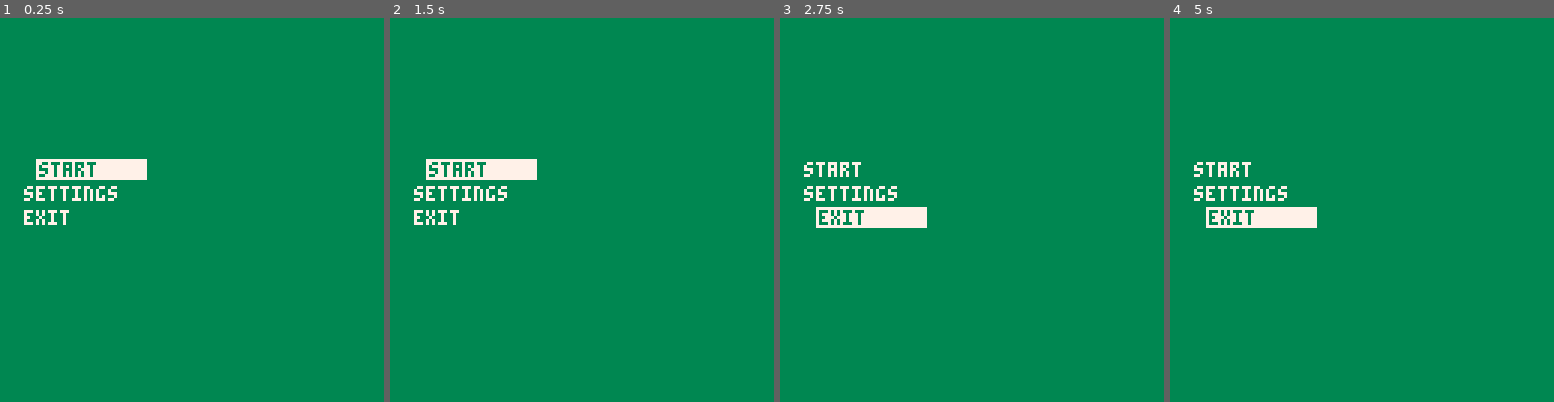
Above: before the commit, frames 1-4 (left to right).
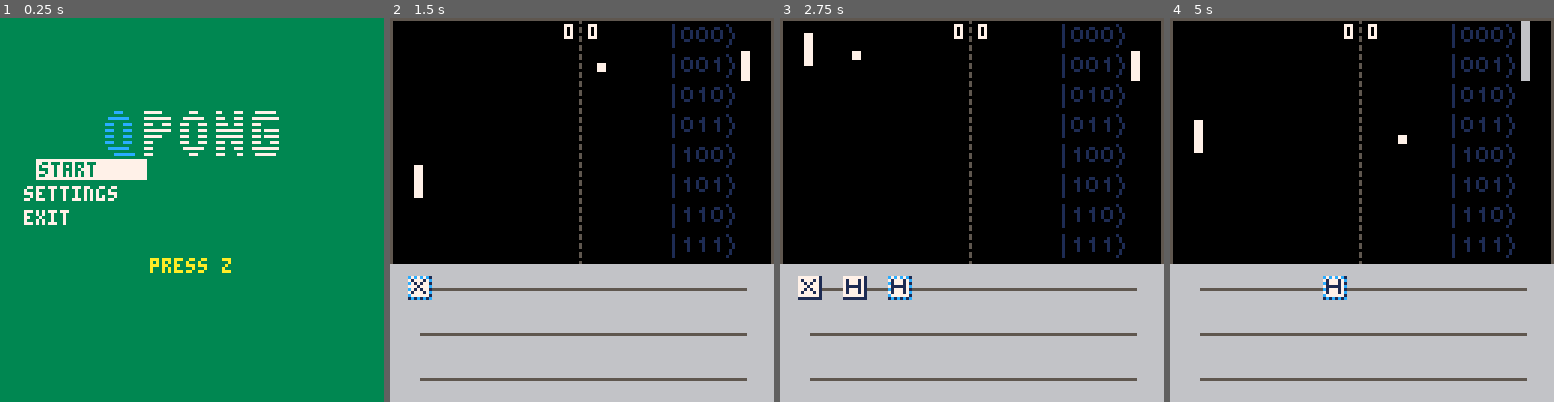
Above: after the commit, the same moments.

Repository: QPong/QPong-PICO-8
Game: PICO-8 cartridge qpong.p8
Two runs of this game, one before a commit and one after it. Both use one fixed random seed, a clock stepped at 60 frames per second and the inputs below.
Inputs:
- Up to frame 1 (0.25 s): no input
- Up to frame 2 (1.5 s): tap X (X key) at 0.33, 1.07 s; tap O (Z key) at 0.7 s
- Up to frame 3 (2.75 s): hold Right 1.6-2.1 s; tap O (Z key) at 1.7, 2.1, 2.5 s; tap X (X key) at 1.85 s; hold Up 2.15-2.42 s; hold Right from 2.47 s (still down)
- Up to frame 4 (5 s): tap O (Z key) every 0.4 s from 2.9 to 4.9 s; tap X (X key) at 2.97, 4.08 s; release Right at 3.03 s; hold Left 3.08-3.58 s; hold Down 3.63-3.97 s; hold Right 4.02-4.68 s; hold Up from 4.73 s (still down)

The runs differ from the first frame. In frame 1, 1.9% of the frame differs, in the area x 27-73%, y 24-67%; in frame 2, 100%; in frame 3, 100%, in the area x 0-100%, y 0-100%; in frame 4, 100%.

Commit message:
break down code to scene based system

Diff:
--- a/qpong.p8
+++ b/qpong.p8
@@ -297,8 +297,6 @@
 
 -- QPong
 
-started=false
-ended=false
 scored = ""
 blink_timer = 0
 
@@ -414,6 +412,18 @@
 
 function draw_menu()
  cls(col2)
+ if blink_timer < 40 then
+            print("press z", 50, 80, 10)
+        end
+
+        -- draw logo
+        for i = 0, 10 do
+            for j = 0, 1 do
+                spr(64 + i + 16 * j,
+                    32 + 8 * i,
+                    30 + 8 * j)
+            end
+        end
  draw_options()
  if (octopus==true) draw_octopus()
 end
@@ -450,12 +460,12 @@
  pals={{7,0},{15,1},{6,5},
                {10,8},{7,3},{7,2}}
  palnum=5
+ scene = "title"
  init_menu()
 end
 
 function new_game()
-    started = true
-    ended = false
+    scene = "game"
     player_points = 0
     com_points = 0
 
@@ -553,31 +563,170 @@
     new_round()
 end
 
+function draw_game_over()
+  if scored == "player" then
+    --player win
+    --TODO 192 208
+    print("you demostrated", 20 , 20 , 8)
+    for i = 1,4 do
+        spr(i+200,20+8*i,30)
+    end
+    for i = 1,5 do
+        spr(i+216,63+8*i,30)
+    end
+    spr(236,95,38)
+    spr(237,103,38)
+    --cat
+    sspr(25,97,16,16,0,96,32,32)
+
+    --qiskit
+    spr(199,100,10)
+    spr(200,108,10)
+    spr(215,100,18)
+    spr(216,108,18)
+
+    print("for the first time ",53,46,8)
+    print("in human history!",53,54,8)
+  --com win
+  --TODO
+  else
+    print("classical computers",20,30,8)
+    print("still rule the world!",40,50,8)
+    --cat
+    sspr(1,97,16,16,0,96,32,32)
+
+    --computer
+    spr(197,100,10)
+    spr(198,108,10)
+    spr(213,100,18)
+    spr(214,108,18)
+  end
+
+  --restart
+  if blink_timer < 40 then
+      print("press z to restart", 30, 80, 10)
+  end
+end
+
+function draw_game()
+  --court
+  rect(court.left,court.top,court.right,court.bottom,court.color)
+
+  --dashed center line
+  repeat
+      line(dash_line.x,dash_line.y,dash_line.x,dash_line.y+dash_line.length,dash_line.color)
+      dash_line.y += dash_line.length*2
+  until dash_line.y > court.bottom-1
+  dash_line.y = 0 --reset
+
+  --circuit composer
+  rectfill(composer.left,composer.top,composer.right,composer.bottom,composer.color)
+  --qubit lines
+  repeat
+      line(qubit_line.x,qubit_line.y,qubit_line.x+qubit_line.length,qubit_line.y,qubit_line.color)
+      qubit_line.y += qubit_line.separation
+  until qubit_line.y > composer.bottom-1
+  qubit_line.y = 90 --reset
+
+  for slot = 1, 8 do
+      for wire = 1, 3 do
+          gnum = gates[wire][slot] - 2
+          if gnum != -1 then
+              spr(gnum,
+                  qubit_line.x + (slot - 1) * qubit_line.separation - 4,
+                  qubit_line.y + (wire - 1) * qubit_line.separation - 4)
+          end
+      end
+  end
+
+  --cursor
+  cursor.x=qubit_line.x+cursor.column*qubit_line.separation-4
+  cursor.y=qubit_line.y+cursor.row*qubit_line.separation-4
+  spr(cursor.sprite,cursor.x,cursor.y)
+
+  for x=0,7 do
+      spr(6, 94, 10 * x + 2)
+      a=x%2
+      b=flr(x/2)%2
+      c=flr(x/4)%2
+      spr(c+4, 97, 10 * x + 2)
+      spr(b+4, 102, 10 * x + 2)
+      spr(a+4, 107, 10 * x + 2)
+      spr(7, 111, 10 * x + 2)
+  end
+
+  --player
+  for y=0,7 do
+      local color
+      local prob = probs[y + 1] --supposed to be inverse power of 2 but I'm allowing .01 error
+      if prob > .99 then
+          color = 7
+      elseif prob > .49 then
+          color = 6
+      elseif prob > .24 then
+          color = 13
+      elseif prob > .11 then
+          color = 5
+      else
+          color = 0
+      end
+
+      rectfill(
+          player.x,
+          10 * y + 1,
+          player.x + player.width,
+          10 * y + player.height,
+          color
+      )
+  end
+
+  --ball
+  rectfill(
+      ball.x,
+      ball.y,
+      ball.x + ball.width,
+      ball.y + ball.width,
+      ball.color
+  )
+
+  --computer
+  rectfill(
+      com.x,
+      com.y,
+      com.x + com.width,
+      com.y + com.height,
+      com.color
+  )
+
+  --scores
+  print(player_points,66,2,player.color)
+  print(com_points,58,2,com.color)
+end
+
 function new_round()
-
-    if scored == "player" then
-        ball={
-            x = 30,
-            y = 30 + rnd(5),
-            color = 7,
-            width = 2,
-            dx = 0.6,
-            dy = rnd() - 0.5,
-            speed = 1,
-            speedup = 0.05
-        }
-    else
-        ball={
-            x = 98,
-            y = 30 + rnd(5),
-            color = 7,
-            width = 2,
-            dx = -0.6,
-            dy = rnd() - 0.5,
-            speed = 1,
-            speedup = 0.05
-        }
-    end
+  if scored == "player" then
+      ball={
+          x = 30,
+          y = 30 + rnd(5),
+          color = 7,
+          width = 2,
+          dx = 0.6,
+          dy = rnd() - 0.5,
+          speed = 1,
+          speedup = 0.05
+      }
+  else
+      ball={
+          x = 98,
+          y = 30 + rnd(5),
+          color = 7,
+          width = 2,
+          dx = -0.6,
+          dy = rnd() - 0.5,
+          speed = 1,
+          speedup = 0.05
+      }
+  end
 end
 
 function _draw()
@@ -590,168 +739,15 @@
       print(i, 0, 5*i, i)
     end
     ]]
-    draw_menu()
-    --[[
-    if not started then
-        if blink_timer < 40 then
-            print("press z", 50, 80, 10)
-        end
-
-        -- draw logo
-        for i = 0, 10 do
-            for j = 0, 1 do
-                spr(64 + i + 16 * j,
-                    32 + 8 * i,
-                    30 + 8 * j)
-            end
-        end
-
-    elseif ended then
-        if scored == "player" then
-        --player win
-        --TODO 192 208
-            print("you demostrated", 20 , 20 , 8)
-            for i = 1,4 do
-                spr(i+200,20+8*i,30)
-
-            end
-            for i = 1,5 do
-                spr(i+216,63+8*i,30)
-            end
-            spr(236,95,38)
-            spr(237,103,38)
-            --cat
-            sspr(25,97,16,16,0,96,32,32)
-
-            --qiskit
-            spr(199,100,10)
-            spr(200,108,10)
-            spr(215,100,18)
-            spr(216,108,18)
-
-            print("for the first time ",53,46,8)
-            print("in human history!",53,54,8)
-        --com win
-        --TODO
-        else
-            print("classical computers",20,30,8)
-            print("still rule the world!",40,50,8)
-            --cat
-            sspr(1,97,16,16,0,96,32,32)
-
-            --computer
-            spr(197,100,10)
-            spr(198,108,10)
-            spr(213,100,18)
-            spr(214,108,18)
-
-        end
-
-        --restart
-        if blink_timer < 40 then
-            print("press z to restart", 30, 80, 10)
-        end
-
-
-
-    else --game is running
-        --court
-        rect(court.left,court.top,court.right,court.bottom,court.color)
-
-        --dashed center line
-        repeat
-            line(dash_line.x,dash_line.y,dash_line.x,dash_line.y+dash_line.length,dash_line.color)
-            dash_line.y += dash_line.length*2
-        until dash_line.y > court.bottom-1
-        dash_line.y = 0 --reset
-
-        --circuit composer
-        rectfill(composer.left,composer.top,composer.right,composer.bottom,composer.color)
-        --qubit lines
-        repeat
-            line(qubit_line.x,qubit_line.y,qubit_line.x+qubit_line.length,qubit_line.y,qubit_line.color)
-            qubit_line.y += qubit_line.separation
-        until qubit_line.y > composer.bottom-1
-        qubit_line.y = 90 --reset
-
-        for slot = 1, 8 do
-            for wire = 1, 3 do
-                gnum = gates[wire][slot] - 2
-                if gnum != -1 then
-                    spr(gnum,
-                        qubit_line.x + (slot - 1) * qubit_line.separation - 4,
-                        qubit_line.y + (wire - 1) * qubit_line.separation - 4)
-                end
-            end
-        end
-
-        --cursor
-        cursor.x=qubit_line.x+cursor.column*qubit_line.separation-4
-        cursor.y=qubit_line.y+cursor.row*qubit_line.separation-4
-        spr(cursor.sprite,cursor.x,cursor.y)
-
-        for x=0,7 do
-            spr(6, 94, 10 * x + 2)
-            a=x%2
-            b=flr(x/2)%2
-            c=flr(x/4)%2
-            spr(c+4, 97, 10 * x + 2)
-            spr(b+4, 102, 10 * x + 2)
-            spr(a+4, 107, 10 * x + 2)
-            spr(7, 111, 10 * x + 2)
-        end
-
-        --player
-        for y=0,7 do
-            local color
-            local prob = probs[y + 1] --supposed to be inverse power of 2 but I'm allowing .01 error
-            if prob > .99 then
-                color = 7
-            elseif prob > .49 then
-                color = 6
-            elseif prob > .24 then
-                color = 13
-            elseif prob > .11 then
-                color = 5
-            else
-                color = 0
-            end
-
-            rectfill(
-                player.x,
-                10 * y + 1,
-                player.x + player.width,
-                10 * y + player.height,
-                color
-            )
-        end
-
-        --ball
-        rectfill(
-            ball.x,
-            ball.y,
-            ball.x + ball.width,
-            ball.y + ball.width,
-            ball.color
-        )
-
-        --computer
-        rectfill(
-            com.x,
-            com.y,
-            com.x + com.width,
-            com.y + com.height,
-            com.color
-        )
-
-        --scores
-        print(player_points,66,2,player.color)
-        print(com_points,58,2,com.color)
-    end
-    ]]
-
-end
-
+
+    if scene == "title" then
+      draw_menu()
+    elseif scene == "game" then
+      draw_game()
+    elseif scene == "game_over"  then
+      draw_game_over()
+    end
+end
 
 function sim_cir()
     qc = QuantumCircuit()
@@ -814,149 +810,145 @@
     return idx
 end
 
+function update_game()
+  if btnp(2) and cursor.row > 0 then
+      cursor.row -= 1
+  end
+  if btnp(3) and cursor.row < 2 then
+      cursor.row += 1
+  end
+  if btnp(0) and cursor.column > 0 then
+      cursor.column -= 1
+  end
+  if btnp(1) and cursor.column < 7  then
+      cursor.column += 1
+  end
+  if btnp(5) then
+    cur_gate = gates[cursor.row+1][cursor.column+1]
+    if cur_gate==2 then
+      gates[cursor.row+1][cursor.column+1]=1
+    else
+      gates[cursor.row+1][cursor.column+1]=2
+    end
+    sim_cir()
+  end
+  if btnp(4) then
+    cur_gate = gates[cursor.row+1][cursor.column+1]
+    if cur_gate==5 then
+      gates[cursor.row+1][cursor.column+1]=1
+    else
+      gates[cursor.row+1][cursor.column+1]=5
+    end
+    sim_cir()
+  end
+
+  --computer controls
+  com.y += com.speed
+  com.y = max(com.y, 1)
+  com.y = min(com.y, 70)
+
+  local mid_com = com.y + (com.height/2)
+  local r = rnd()
+  if ball.y - mid_com > 0 then
+      if r < .5 then
+          com.speed = min(com.speed + .05, .6)
+      elseif r > .75 then
+          com.speed = max(com.speed - .05, -.6)
+      end
+  else
+      if r < .5 then
+          com.speed = max(com.speed - .05, -.6)
+      elseif r > .75 then
+          com.speed = min(com.speed + .05, .6)
+      end
+  end
+
+  --score
+  win_score = 1
+  if ball.x > court.right then
+      com_points += 1
+      scored = "com"
+      if com_points < win_score then
+          new_round()
+      else
+          scene = "game_over"
+      end
+  end
+  if ball.x < court.left then
+      player_points += 1
+      scored = "player"
+      if player_points < win_score then
+          new_round()
+      else
+          scene = "game_over"
+      end
+  end
+  --collide with court
+  if ball.y + ball.width >= court.bottom - 1
+  or ball.y <= court.top+1 then
+      ball.dy = -ball.dy
+      sfx(2)
+  end
+
+  --collide with com
+  if ball.dx < 0
+      and ball.x <= com.x+com.width
+      and ball.x >com.x
+      and ((ball.y+ball.width<=com.y+com.height and ball.y+ball.width>=com.y)or(ball.y<=com.y+com.height and ball.y>=com.y))
+  then
+      ball.dy -= ball.speedup*2
+      --flip ball DX and add speed
+      ball.dx = -(ball.dx - ball.speedup)
+      sfx(1)
+  end
+  --TODO: when ball collide on edge--> measure
+  --UNTEST
+  if ball.x > court.edge and counter==0 then
+      counter=30
+      meas_prob()
+      for i=1,8 do
+          if probs[i] == 1 then
+              beg = 10 * (i - 1)
+              player.y = beg
+          end
+      end
+  elseif ball.x < court.edge and counter > 0 then
+    counter-=1
+    if counter==0 then
+      sim_cir()
+    end
+  end
+  ------------------------
+
+  --collide with player
+  if ball.dx > 0
+      and ball.x <= player.x+player.width
+      and ball.x> player.x
+      and ((ball.y+ball.width<=player.y+player.height and ball.y+ball.width>=player.y)or(ball.y<=player.y+player.height and ball.y>=player.y))
+  then
+      ball.dy -= ball.speedup*2
+      --flip ball DX and add speed
+      ball.dx = -(ball.dx - ball.speedup)
+      sfx(1)
+  end
+  --ball movement
+  ball.x += ball.dx
+  ball.y += ball.dy
+end
+
+function update_game_over()
+  if btnp(4) then new_game() end
+end
+
 function _update60()
+  if scene == "title" then
     update_menu()
-
-    blink_timer = (blink_timer + 1) % 60
-    --player controls
-
-    if (not started) or ended then
-        if btnp(4) then
-            new_game()
-        end
-    else
-        if btnp(2)
-        and cursor.row > 0 then
-            cursor.row -= 1
-        end
-        if btnp(3)
-        and cursor.row < 2 then
-            cursor.row += 1
-        end
-        if btnp(0)
-        and cursor.column > 0 then
-            cursor.column -= 1
-        end
-        if btnp(1)
-        and cursor.column < 7  then
-            cursor.column += 1
-        end
-        if btnp(5) then
-          cur_gate = gates[cursor.row+1][cursor.column+1]
-          if cur_gate==2 then
-            gates[cursor.row+1][cursor.column+1]=1
-          else
-            gates[cursor.row+1][cursor.column+1]=2
-          end
-          sim_cir()
-        end
-        if btnp(4) then
-          cur_gate = gates[cursor.row+1][cursor.column+1]
-          if cur_gate==5 then
-            gates[cursor.row+1][cursor.column+1]=1
-          else
-            gates[cursor.row+1][cursor.column+1]=5
-          end
-          sim_cir()
-        end
-
-        --computer controls
-        com.y += com.speed
-        com.y = max(com.y, 1)
-        com.y = min(com.y, 70)
-
-        local mid_com = com.y + (com.height/2)
-        local r = rnd()
-        if ball.y - mid_com > 0 then
-            if r < .5 then
-                com.speed = min(com.speed + .05, .6)
-            elseif r > .75 then
-                com.speed = max(com.speed - .05, -.6)
-            end
-        else
-            if r < .5 then
-                com.speed = max(com.speed - .05, -.6)
-            elseif r > .75 then
-                com.speed = min(com.speed + .05, .6)
-            end
-        end
-
-      --score
-      win_score = 7
-        if ball.x > court.right then
-            com_points += 1
-            scored = "com"
-            if com_points < win_score then
-                new_round()
-            else
-                ended = true
-            end
-        end
-        if ball.x < court.left then
-            player_points += 1
-            scored = "player"
-            if player_points < win_score then
-                new_round()
-            else
-                ended = true
-            end
-        end
-    --collide with court
-        if ball.y + ball.width >= court.bottom - 1
-        or ball.y <= court.top+1 then
-            ball.dy = -ball.dy
-            sfx(2)
-        end
-
-        --collide with com
-        if ball.dx < 0
-    and ball.x <= com.x+com.width
-    and ball.x >com.x
-        and ((ball.y+ball.width<=com.y+com.height and ball.y+ball.width>=com.y)or(ball.y<=com.y+com.height and ball.y>=com.y))
-        then
-            ball.dy -= ball.speedup*2
-            --flip ball DX and add speed
-            ball.dx = -(ball.dx - ball.speedup)
-            sfx(1)
-        end
-        --TODO: when ball collide on edge--> measure
-        --UNTEST
-        if ball.x > court.edge and counter==0 then
-            counter=30
-            meas_prob()
-            for i=1,8 do
-                if probs[i] == 1 then
-                    beg = 10 * (i - 1)
-                    player.y = beg
-                end
-            end
-        elseif ball.x < court.edge and counter > 0 then
-          counter-=1
-          if counter==0 then
-            sim_cir()
-          end
-        end
-        ------------------------
-
-        --collide with player
-        if ball.dx > 0
-    and ball.x <= player.x+player.width
-        and ball.x> player.x
-        and ((ball.y+ball.width<=player.y+player.height and ball.y+ball.width>=player.y)or(ball.y<=player.y+player.height and ball.y>=player.y))
-        then
-            ball.dy -= ball.speedup*2
-            --flip ball DX and add speed
-            ball.dx = -(ball.dx - ball.speedup)
-            sfx(1)
-        end
-…(4 lines of a section not shown)…
-        --ball movement
-        ball.x += ball.dx
-        ball.y += ball.dy
-    end
+  elseif scene == "game" then
+    update_game()
+  elseif scene == "game_over" then
+    update_game_over()
+  end
+  blink_timer = (blink_timer + 1) % 60
 end
 
 __gfx__
